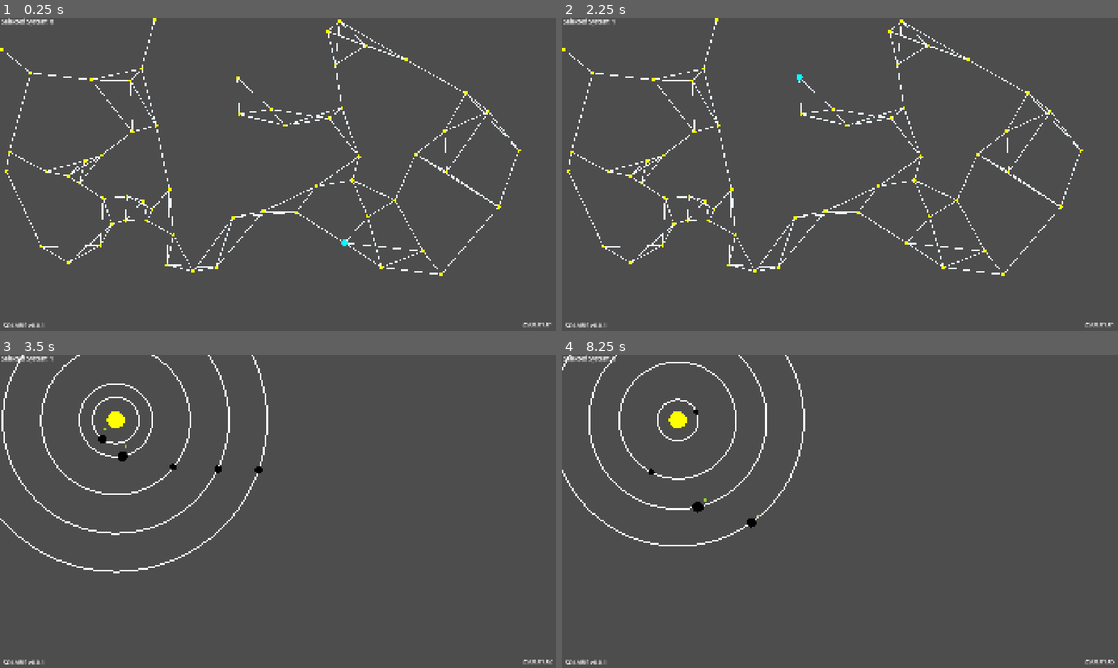
Above: before the commit, frames 1-4 (two rows, left to right).
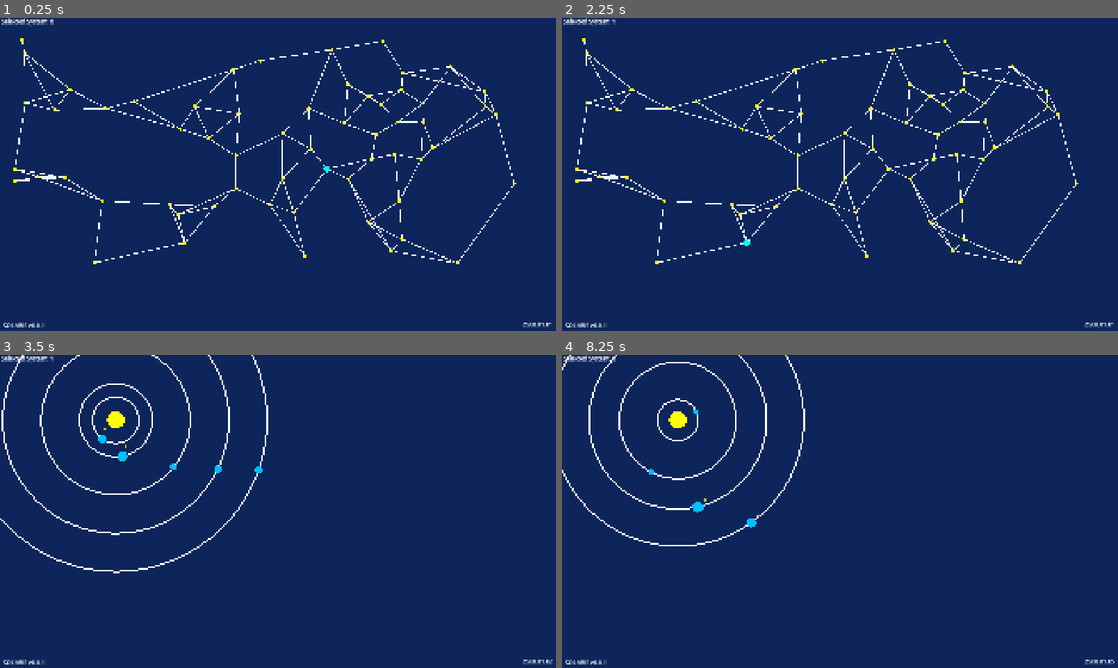
Above: after the commit, the same moments.

Repository: wrxme/Solaris
Game: Godot game, scene res://assets/scenes/game.tscn
Same seed, same stepped clock (60 frames per second), same inputs: the game is played once before the commit and once after it.
Inputs:
- Up to frame 1 (0.25 s): no input
- Up to frame 2 (2.25 s): tap Enter (enter) at 0.5, 1.35 s; hold Right (right) 0.53-1.28 s; hold R (Refresh, bound only after the commit) 0.53-1.28 s; hold Left (left) 1.28-2.03 s; tap R (Refresh, bound only after the commit) at 1.55 s; tap Space (pause) at 2 s; hold Right (right) from 2.03 s (still down); hold R (Refresh, bound only after the commit) from 2.03 s (still down)
- Up to frame 3 (3.5 s): keep holding Right (right); tap Enter (enter) at 2.75 s; release R (Refresh, bound only after the commit) at 2.78 s; tap R (Refresh, bound only after the commit) at 2.85 s
- Up to frame 4 (8.25 s): release Right (right) at 3.53 s; hold Enter (enter) 3.53-4.28 s; hold Left (left) 3.53-5.78 s; tap R (Refresh, bound only after the commit) at 3.8, 4.35, 6.05, 7.35 s; tap Space (pause) at 5, 6.5 s; hold R (Refresh, bound only after the commit) 5.03-5.78 s; tap Enter (enter) at 5.75, 5.85 s; hold Right (right) 5.78-8.03 s; hold R (Refresh, bound only after the commit) 6.53-7.28 s; hold Left (left) from 8.03 s (still down); hold Enter (enter) from 8.03 s (still down)

The runs differ from the first frame. In frame 1, 100% of the frame differs, in the area x 0-100%, y 0-100%; in frame 2, 100%; in frame 3, 98%; in frame 4, 99%.

Commit message:
art stuff

Diff:
--- a/assets/scenes/game.tscn
+++ b/assets/scenes/game.tscn
@@ -5,7 +5,7 @@
 
 [sub_resource type="Resource" id="Resource_5gf0t"]
 script = ExtResource("2_dis88")
-galaxy_size = Vector4(0, 1800, 0, 900)
+galaxy_size = Vector4(30, 1800, 30, 900)
 number_of_stars = 60
 min_dist_between_stars = 40.0
 max_bonus_link_length = 750.0
--- a/project.godot
+++ b/project.godot
@@ -43,8 +43,14 @@
 "events": [Object(InputEventKey,"resource_local_to_scene":false,"resource_name":"","device":-1,"window_id":0,"alt_press …(195 unchanged characters)…
 ]
 }
+Refresh={
+"deadzone": 0.2,
+"events": [Object(InputEventKey,"resource_local_to_scene":false,"resource_name":"","device":-1,"window_id":0,"alt_pressed":false,"shift_pressed":false,"ctrl_pressed":false,"meta_pressed":false,"pressed":false,"keycode":0,"physical_keycode":82,"key_label":0,"unicode":114,"location":0,"echo":false,"script":null)
+]
+}
 
 [rendering]
 
 renderer/rendering_method="gl_compatibility"
 renderer/rendering_method.mobile="gl_compatibility"
+environment/defaults/default_clear_color=Color(0.05209429, 0.14455628, 0.3527384, 1)
--- a/scripts/galaxy_generation/world.gd
+++ b/scripts/galaxy_generation/world.gd
@@ -5,7 +5,7 @@
 var type : String = "unknown"
 var size : float
 var distance_from_center : float
-var color : Color
+var color : Color = Color.DEEP_SKY_BLUE
 var speed := 50.0
 var angle : float = 0.0
 var radius : float = 0.0
--- a/scripts/gameplay_managers/game_manager.gd
+++ b/scripts/gameplay_managers/game_manager.gd
@@ -20,9 +20,6 @@
 func _ready() -> void:
 	# create game components
 	startup_game()
-
-	# render
-	queue_redraw()
 
 func startup_game() -> void:
 	# create input manger
--- a/scripts/gameplay_managers/input_manager.gd
+++ b/scripts/gameplay_managers/input_manager.gd
@@ -5,6 +5,7 @@
 signal pressed_left
 signal pressed_right
 signal pressed_enter
+signal pressed_refresh
 
 func _unhandled_key_input(event: InputEvent) -> void:
 	if event.is_action_pressed("pause"):
@@ -19,3 +20,6 @@
 	if event.is_action_pressed("enter"):
 		pressed_enter.emit()
 		return
+	if event.is_action_pressed("Refresh"):
+		pressed_refresh.emit()
+		return
